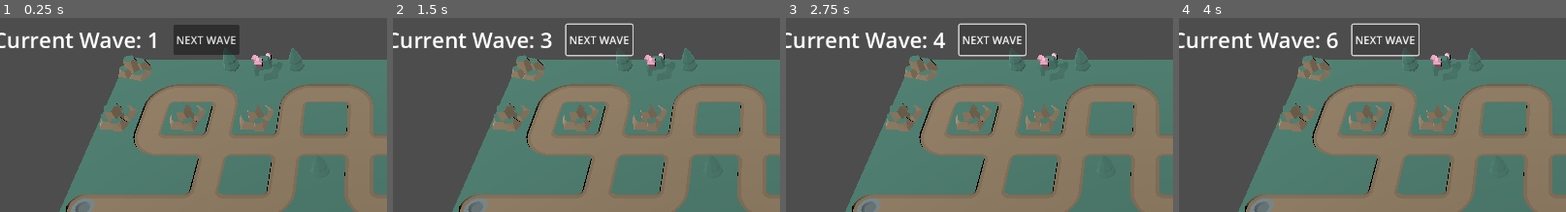
Above: before the commit, frames 1-4 (left to right).
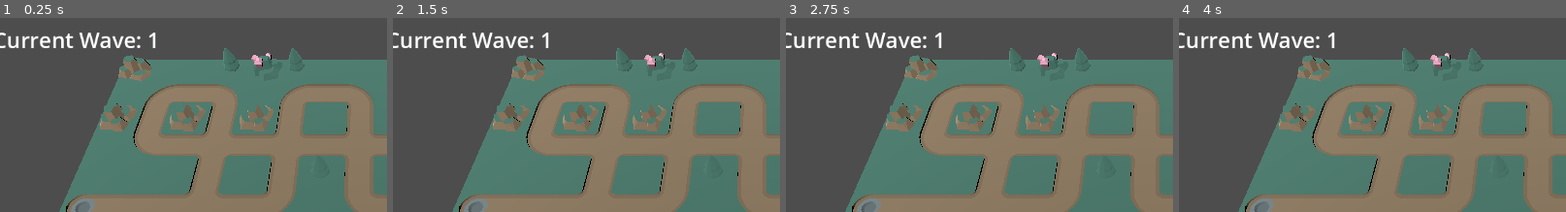
Above: after the commit, the same moments.

Repository: notsceptor/Farmageddon
Game: Godot game, scene res://Scenes/Maps/easy_map.tscn
The game is run twice, just before and just after one commit, with the same random seed, the same clock (stepped at 60 frames per second) and the same inputs.
Inputs (mouse positions are % of the whole screen's width and height, from its top left):
- Up to frame 1 (0.25 s): no input
- Up to frame 2 (1.5 s): click (28, 6) at 0.5 s, where only the run before the commit has a clickable "NEXT WAVE"; click (28, 6) at 1.25 s, where only the run before the commit has a clickable "NEXT WAVE"
- Up to frame 3 (2.75 s): click (28, 6) at 2 s, where only the run before the commit has a clickable "NEXT WAVE"
- Up to frame 4 (4 s): tap Enter at 2.75 s; tap Space at 3.5 s
The pictures show only the part of the screen within x 2-52%, y 0-50%; the shares and areas given below are measured in that part.

The runs differ from the first frame. In frame 1, 2.5% of the frame differs, in the area x 44-62%, y 3-19%; in frame 2, 1.0%; in frame 3, 1.0%; in frame 4, 1.0%.

Commit message:
Removal of 'next wave' debug button
Removed my test next wave button - Nowhere near implementation stage yet

Diff:
--- a/Scenes/Maps/map_parent.gd
+++ b/Scenes/Maps/map_parent.gd
@@ -20,8 +20,6 @@
 @export var min_loops: int = 3
 @export var max_loops: int = 5
 
-var _wave_number: int = 1
-var _wave_size: int = 5
 var _path_generator: PathGenerator
 
 func _ready():
@@ -87,13 +85,3 @@
 		add_child(tile)
 		tile.global_position = Vector3(_path_generator.get_path_tile(i).x, 0, _path_generator.get_path_tile(i).y)
 		tile.global_rotation_degrees = tile_rotation
-
-func _spawn_enemies(wave_size: int):
-	print("Spawning enemies up to wave size of: " + str(wave_size))
-
-func _on_ui_next_wave_button_pressed():
-	var _wave_number_text = $UI/MarginContainer/HBoxContainer/WaveNumber
-	_wave_number += 1
-	_wave_size += 5
-	_wave_number_text.text = "Current Wave: " + str(_wave_number)
-	_spawn_enemies(_wave_size)
--- a/Scenes/Maps/map_parent.tscn
+++ b/Scenes/Maps/map_parent.tscn
@@ -14,5 +14,3 @@
 transform = Transform3D(1, 0, 0, 0, 0.5, 0.866025, 0, -0.866025, 0.5, 396.766, 480.217, 10)
 
 [node name="UI" parent="." instance=ExtResource("2_eqpxx")]
-
-[connection signal="next_wave_button_pressed" from="UI" to="." method="_on_ui_next_wave_button_pressed"]
--- a/Scenes/User_Interface/ui.gd
+++ b/Scenes/User_Interface/ui.gd
@@ -1,8 +1,3 @@
 extends CanvasLayer
 
 @onready var waveText = $MarginContainer/HBoxContainer/WaveNumber
-
-signal next_wave_button_pressed()
-
-func _on_next_wave_button_pressed():
-	next_wave_button_pressed.emit()
--- a/Scenes/User_Interface/ui.tscn
+++ b/Scenes/User_Interface/ui.tscn
@@ -23,9 +23,3 @@
 layout_mode = 2
 text = "Current Wave: 1"
 label_settings = SubResource("LabelSettings_rlops")
-
-[node name="NextWaveButton" type="Button" parent="MarginContainer/HBoxContainer"]
-layout_mode = 2
-text = "NEXT WAVE"
-
-[connection signal="pressed" from="MarginContainer/HBoxContainer/NextWaveButton" to="." method="_on_next_wave_button_pressed"]
